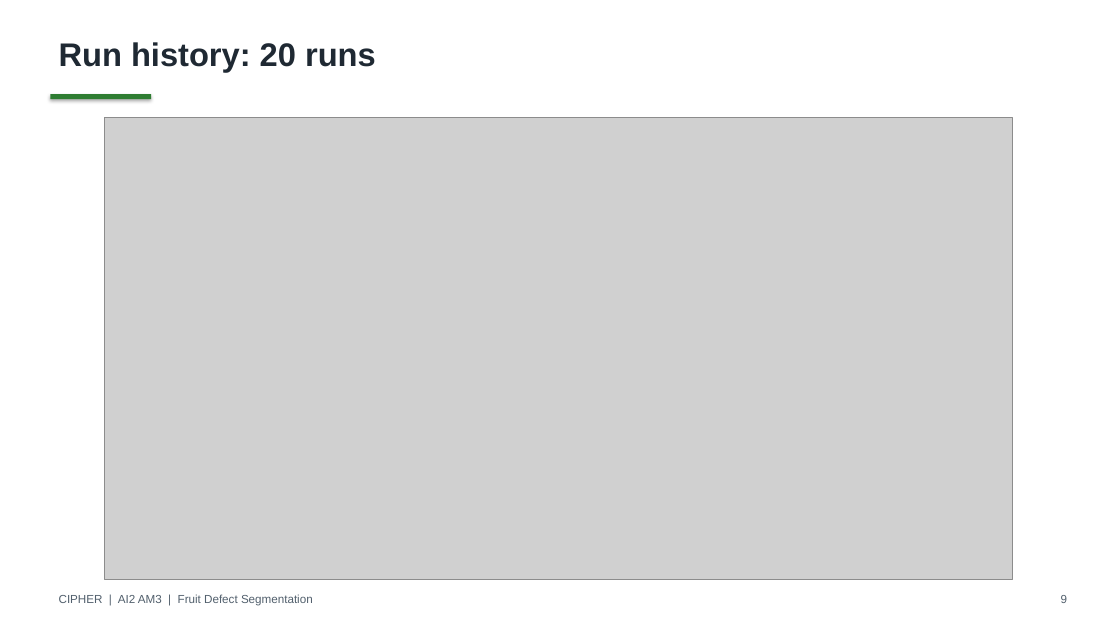
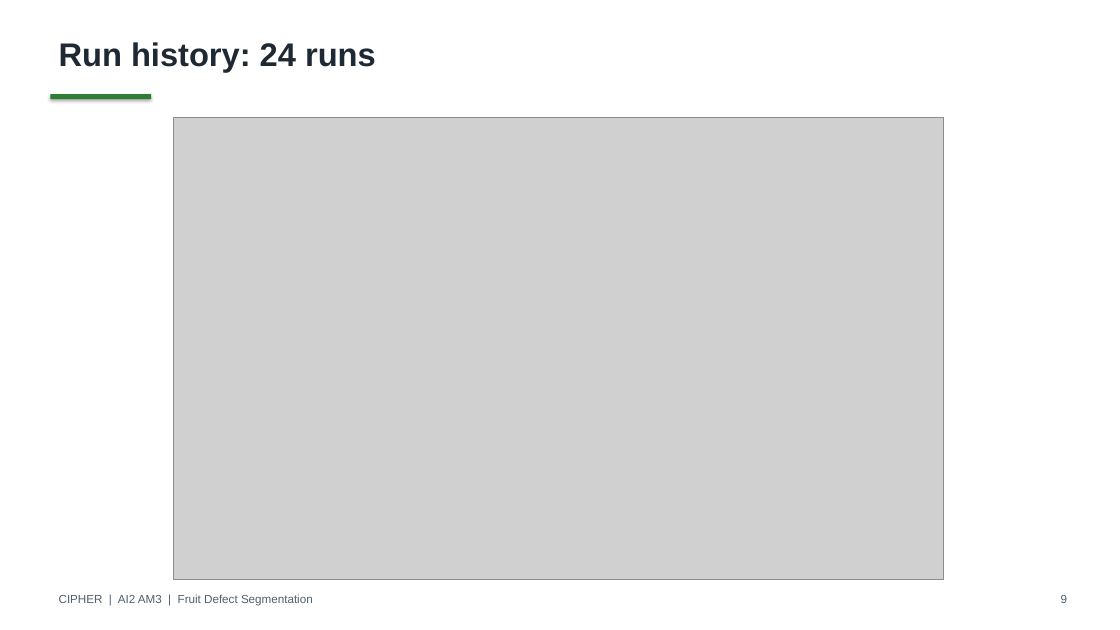
Before and after one commit to deangg/instancesegmentation, a slide deck: slide 9 of slides/CIPHER_AI2_Final_Defense.pptx. Drawn at 1120x630 pixels with LibreOffice and Linux fonts; fonts in the diff are those of the drawing; grey boxes stand for pictures. Boxes give left, top, right and bottom in pixels: in the first picture for what was removed or moved away, otherwise in the second. Text is boxed around its words. In the diff, an @@ line names an element or a change of style, - is before the commit and + after.

```diff
--- a/slides/CIPHER_AI2_Final_Defense.pptx
+++ b/slides/CIPHER_AI2_Final_Defense.pptx
@@ text at <box>59,42,376,72</box>: text changed @@
-Run history: 20 runs
+Run history: 24 runs
@@ picture: place and size @@
-picture at <box>105,118,1012,580</box>
+picture at <box>174,118,944,580</box>
```
Also in this commit, not shown: 8 other slides changed, 2 slides added, 15 other files.
